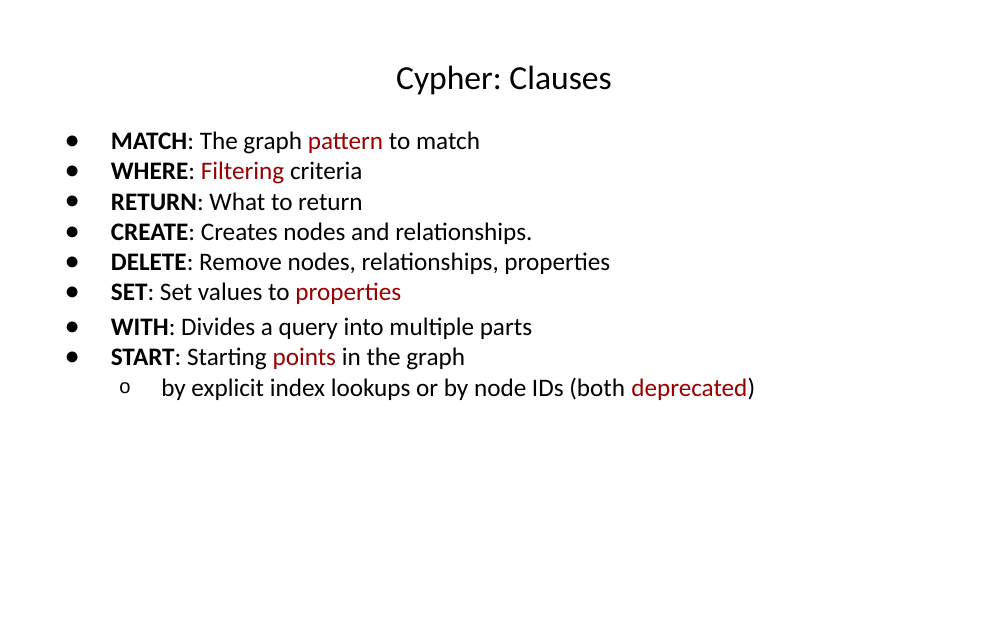
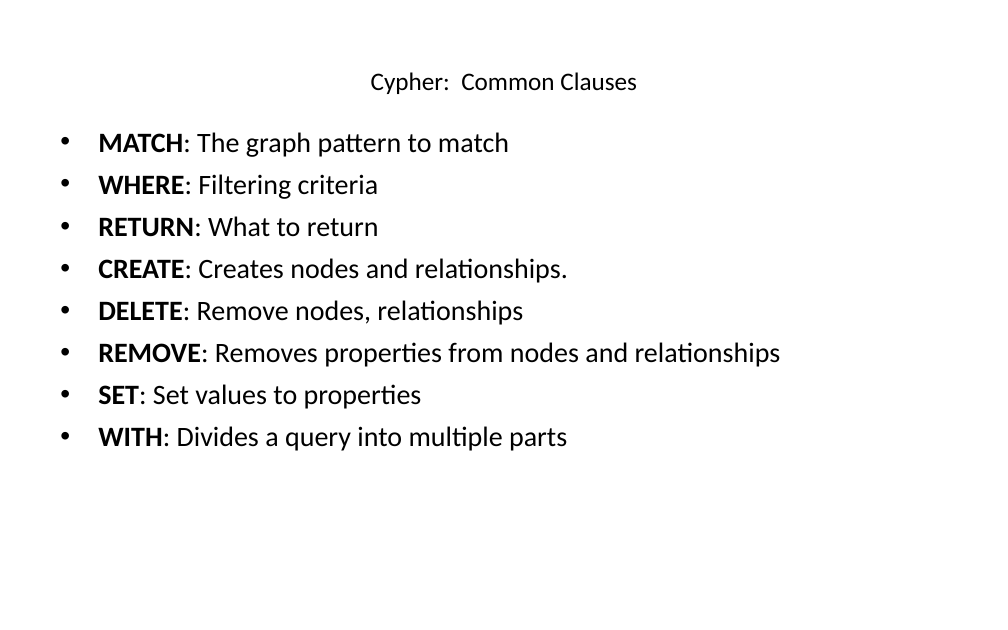
Before and after one commit to hogeschool/INFDEV026B, a slide deck: slide 31 of 2018-2019/build/Lecture 5.pptx. Drawn at 1008x630 pixels with LibreOffice and Linux fonts; fonts in the diff are those of the drawing. Boxes give left, top, right and bottom in pixels: in the first picture for what was removed or moved away, otherwise in the second. Text is boxed around its words. In the diff, an @@ line names an element or a change of style, - is before the commit and + after.

Commit message:
minor updates

```diff
--- a/2018-2019/build/Lecture 5.pptx
+++ b/2018-2019/build/Lecture 5.pptx
@@ title at box(371, 72, 637, 94): text changed; size 24 to 18 pt @@
-Cypher: Clauses
+Cypher: Common Clauses
@@ text at box(98, 132, 568, 451): size 18 to 20 pt in "MATCH: The graph pattern to match", "WHERE: Filtering criteria", "RETURN: What to return", "CREATE: Creates nodes and relationships." and 2 more places; text colour #990000 to #000000 in "pattern", "Filtering", "properties"; bullet ● to •; more space between paragraphs; line spacing 1.15 to 1 @@
@@ text at box(98, 300, 781, 367): text changed; size 18 to 20 pt @@
-● DELETE: Remove nodes, relationships, properties
+• DELETE: Remove nodes, relationships
+• REMOVE: Removes properties from nodes and relationships
@@ text at box(111, 347, 755, 400): paragraphs removed @@
-● START: Starting points in the graph
-  o by explicit index lookups or by node IDs (both deprecated)
```
